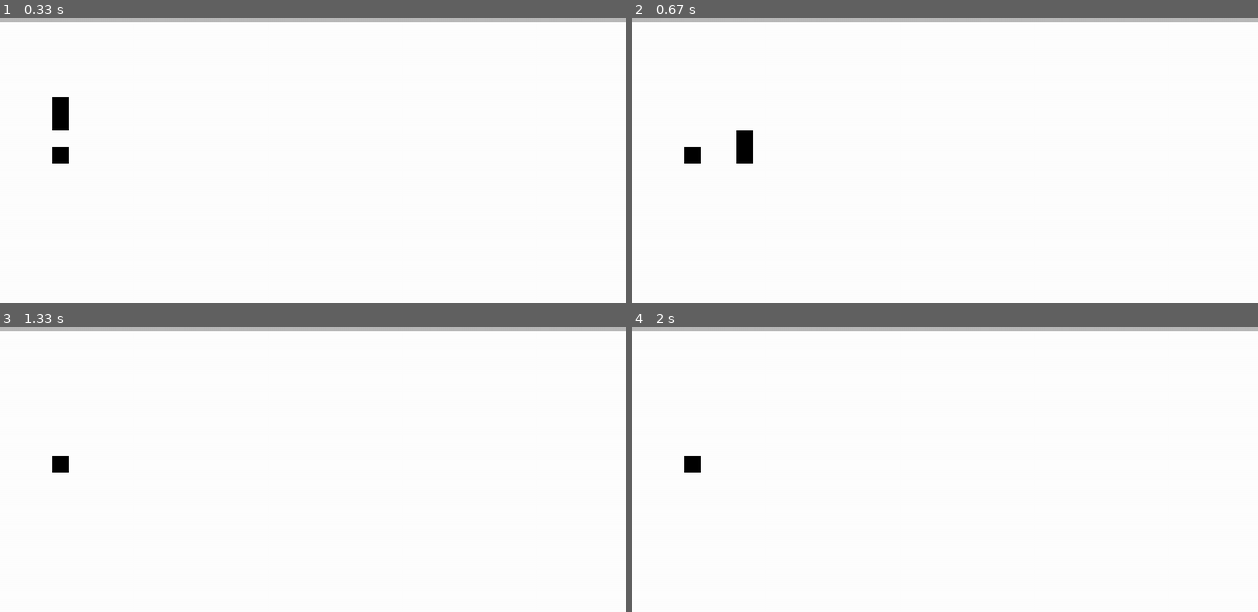
Above: before the commit, frames 1-4 (two rows, left to right).
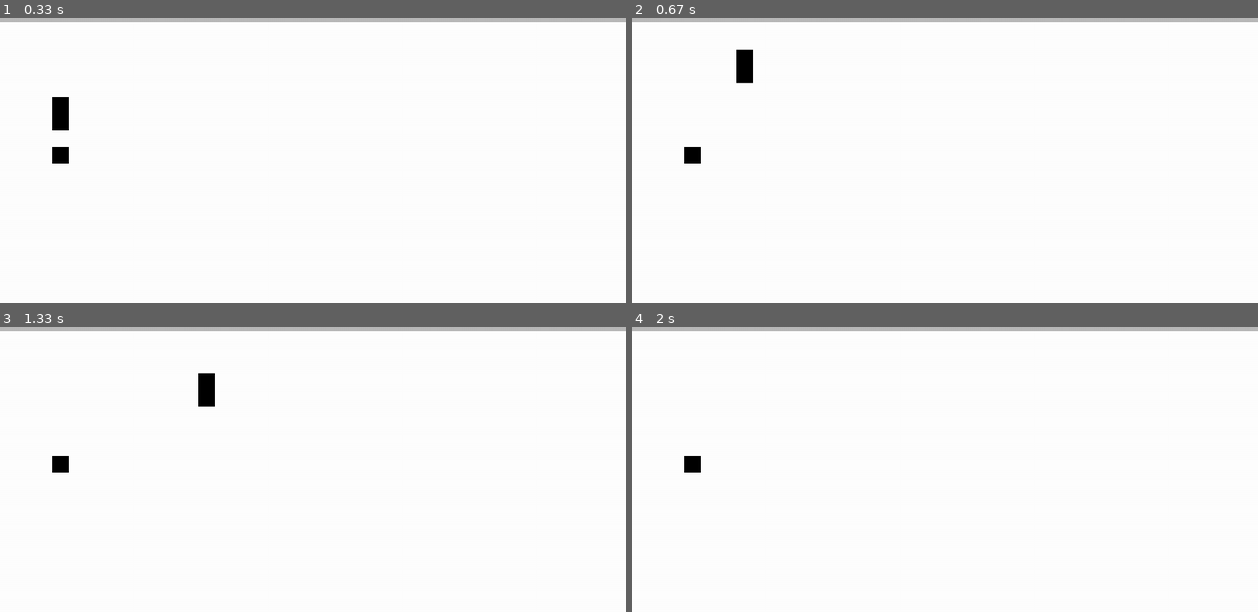
Above: after the commit, the same moments.

Repository: coffeecoder1337/minibrains
Game: pygame game, started from main.py
The game is run twice, just before and just after one commit, with the same random seed, the same clock (stepped at 60 frames per second) and the same inputs.
Inputs:
- Up to frame 1 (0.33 s): no input
- Up to frame 2 (0.67 s): hold W from 0.33 s (still down); hold Right from 0.33 s (still down)
- Up to frame 3 (1.33 s): release W at 0.8 s; release Right at 0.8 s; hold Right 0.83-1.3 s
- Up to frame 4 (2 s): hold W 1.33-1.63 s

Frame 1 is identical in both runs. In frame 2, 0.6% of the frame differs, in the area x 16-20%, y 10-52%; in frame 3, 0.3%; in frame 4, nothing differs.

Commit message:
added player jump

Diff:
--- a/main.py
+++ b/main.py
@@ -45,11 +45,19 @@
                 if event.key in (K_d, K_RIGHT):
                     self.player.direction = 1
 
+                # --- jump ---
+                if event.key in (K_w, K_SPACE, K_UP):
+                    self.player.up = True
+
             if event.type == KEYUP:
 
                 # --- stop move ---
                 if event.key in (K_a, K_LEFT, K_d, K_RIGHT):
                     self.player.direction = 0
+
+                # --- stop jump ---
+                if event.key in (K_w, K_SPACE, K_UP):
+                    self.player.up = False
 
     def draw(self):
         self.screen.fill(config.white)
--- a/player.py
+++ b/player.py
@@ -23,12 +23,18 @@
         self.on_ground = False
 
     def move(self, platforms):
-        self.rect.x += (self.speed * self.direction)
+        if self.up:
+            if self.on_ground:
+                self.speed_y = -self.jump_power
+
         if not self.on_ground:
             self.speed_y += self.gravity
-            self.rect.y += self.speed_y
-            self.collide(0, self.speed_y, platforms)
+
         self.on_ground = False
+
+        self.rect.y += self.speed_y
+        self.collide(0, self.speed_y, platforms)
+        self.rect.x += (self.speed * self.direction)
         self.collide(self.speed, 0, platforms)
 
     def collide(self, speed_x, speed_y, platforms):
@@ -39,7 +45,7 @@
                 if speed_x < 0:
                     self.rect.left = p.rect.right
 
-                if speed_y > 0:
+                if speed_y >= 0:
                     self.rect.bottom = p.rect.top
                     self.on_ground = True
                     self.speed_y = 0
